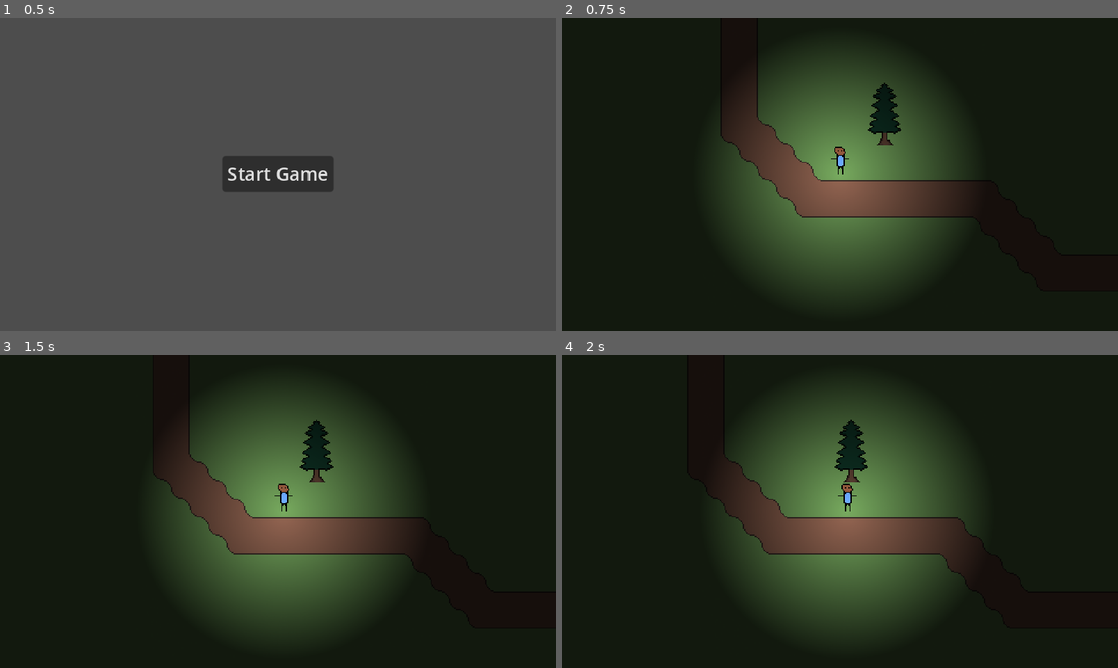
Above: before the commit, frames 1-4 (two rows, left to right).
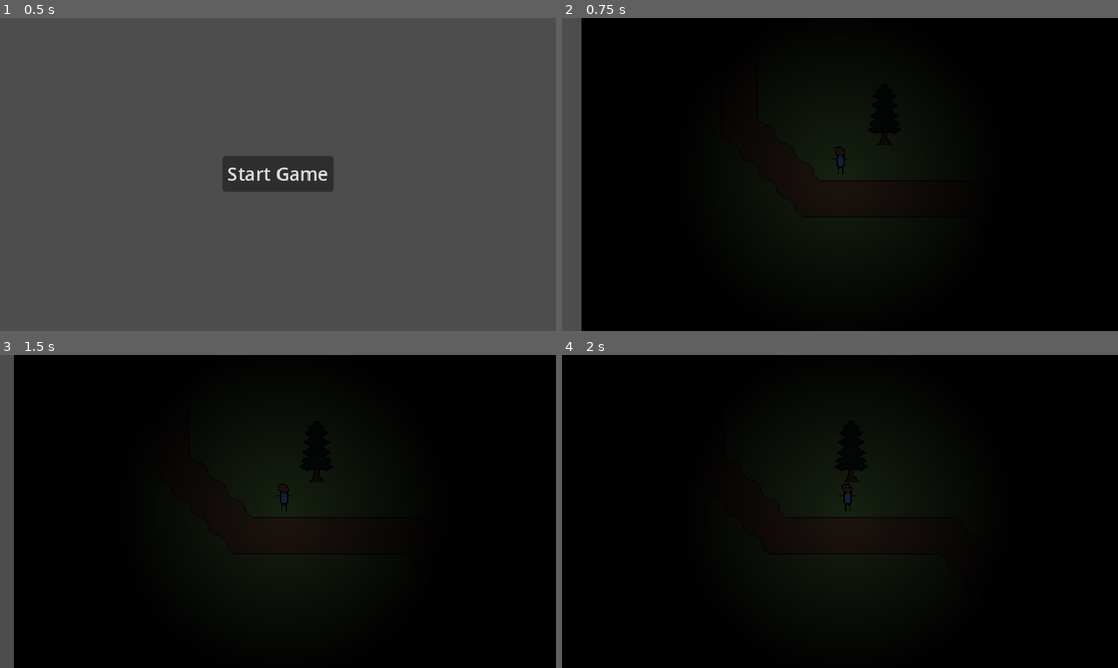
Above: after the commit, the same moments.

Repository: StormLight14/nightfall-mirror
Game: Godot game, scene res://menus/main/main_menu.tscn
Same seed, same stepped clock (60 frames per second), same inputs: the game is played once before the commit and once after it.
Inputs:
- Up to frame 1 (0.5 s): no input
- Up to frame 2 (0.75 s): click "Start Game" at 0.5 s
- Up to frame 3 (1.5 s): tap Enter at 1.25 s; hold D (right) from 1.28 s (still down)
- Up to frame 4 (2 s): keep holding D (right)

Frame 1 is identical in both runs. In frame 2, 83% of the frame differs, in the area x 0-100%, y 0-100%; in frame 3, 83%; in frame 4, 82%.

Commit message:
make night lighting mostly good (how do i remove the dumb pointlight circles)

Diff:
--- a/entities/player/player.tscn
+++ b/entities/player/player.tscn
@@ -1,8 +1,18 @@
-[gd_scene load_steps=5 format=3 uid="uid://dnl4avpgx1x7o"]
+[gd_scene load_steps=6 format=3 uid="uid://dnl4avpgx1x7o"]
 
 [ext_resource type="Script" path="res://entities/player/player.gd" id="1_sb3re"]
 [ext_resource type="Texture2D" uid="uid://co6q42o3lq27x" path="res://entities/player/placeholder.png" id="2_gmty6"]
-[ext_resource type="Texture2D" uid="uid://dw6aaaccdr5h5" path="res://entities/player/player_light_texture.webp" id="2_mstgv"]
+
+[sub_resource type="Gradient" id="Gradient_vxpyq"]
+colors = PackedColorArray(0.450648, 0.450648, 0.450648, 1, 0, 0, 0, 1)
+
+[sub_resource type="GradientTexture2D" id="GradientTexture2D_rpo57"]
+gradient = SubResource("Gradient_vxpyq")
+width = 512
+height = 512
+fill = 1
+fill_from = Vector2(0.5, 0.5)
+fill_to = Vector2(0.862385, 0.178899)
 
 [sub_resource type="CapsuleShape2D" id="CapsuleShape2D_ewl3r"]
 radius = 4.0
@@ -13,7 +23,11 @@
 script = ExtResource("1_sb3re")
 
 [node name="NightLight" type="PointLight2D" parent="."]
-texture = ExtResource("2_mstgv")
+energy = 0.5
+shadow_enabled = true
+shadow_filter = 1
+texture = SubResource("GradientTexture2D_rpo57")
+texture_scale = 0.6
 
 [node name="Sprite2D" type="Sprite2D" parent="."]
 texture = ExtResource("2_gmty6")
--- a/scenes/main/island.tscn
+++ b/scenes/main/island.tscn
@@ -196,11 +196,12 @@
 [node name="LevelLighting" type="CanvasModulate" parent="."]
 light_mask = 2
 visibility_layer = 2
-color = Color(0.176419, 0.176419, 0.176419, 1)
+color = Color(0, 0, 0, 1)
 
 [node name="Grass" type="TileMapLayer" parent="."]
 light_mask = 0
 material = SubResource("CanvasItemMaterial_k5adq")
+position = Vector2(88, -67)
 tile_map_data = PackedByteArray("AAD///7/BAACAAEAAAAAAP7/BAACAAEAAAAAAP//BAACAAEAAAD/////BAACAAEAAAD+////BAACAAEAAAD+// …(40528 unchanged characters)…
 tile_set = SubResource("TileSet_t0bn7")
 script = ExtResource("2_f2mfn")
